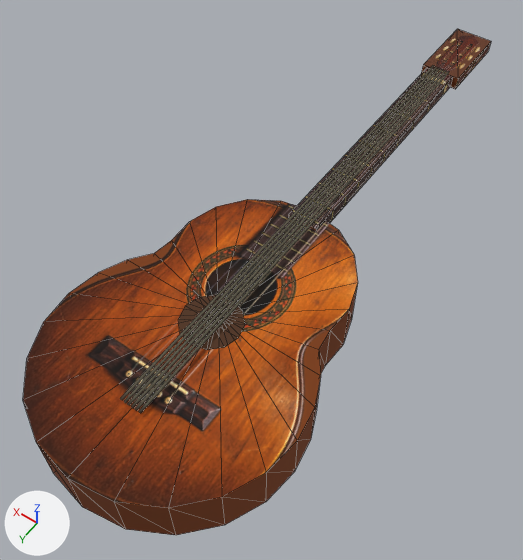
A saved change to the glTF model public/game-assets/Item/Instrument_Guitar.glb.
One viewpoint serves both versions: a camera (50 mm lens) standing at (-0.378, 0.633, 0.847) and looking at (0.031, 0.061, -0.052). Lighting does not change. The marker at lower left points along +X, +Y and +Z. The picture after the commit comes second. Mesh edges are drawn as thin lines. Where no turn or scale is listed for an object, it has been applied to the vertices. Vertices at exactly the same position are counted once.

Names of what the first picture shows: 'node_0'.
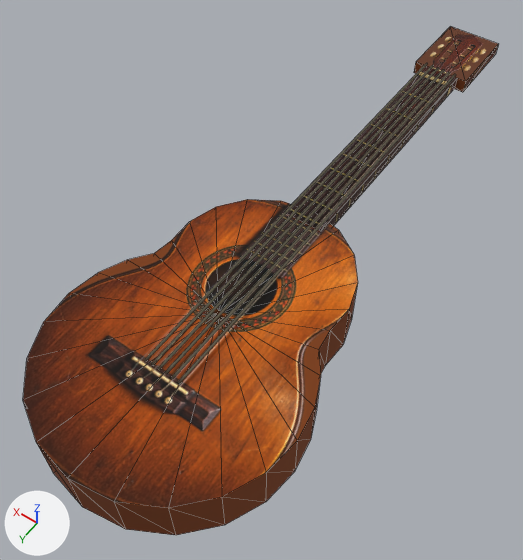
Diff of the bpy script that builds the scene:
```diff
--- a/public/game-assets/Item/Instrument_Guitar.glb.py
+++ b/public/game-assets/Item/Instrument_Guitar.glb.py
@@ me_mesh_1 @@
 # used by ob_node_0; location = (0.0, 0.0, 0.0)
-me_mesh_1.from_pydata(...)  # 135 vertices, 220 faces; spans x -0.19..0.19, y -0.59..0.49, z -0.045..0.054
+me_mesh_1.from_pydata(...)  # 122 vertices, 208 faces; spans x -0.19..0.19, y -0.59..0.49, z -0.045..0.054
+# me_mesh_1 part 1: the loose piece of 13 vertices spanning x -0.045..0.045, y 0.175..0.265, z 0.045 is deleted
+# me_mesh_1 part 2
+# 8 vertices are removed from x -0.008..0.008, y -0.45, z 0.052..0.054
+# 48 faces are deleted
+# 6 vertices in x -0.025..-0.01, y -0.45..0.0, z 0.025..0.054 move by (-0.008, 0.0, 0.0)
+# 6 vertices in x 0.01..0.025, y -0.45..0.0, z 0.025..0.054 move by (0.008, 0.0, 0.0)
+# 4 vertices in x -0.035, y -0.59..-0.45, z 0.025..0.048 move by (-0.015, 0.0, 0.0)
+# 4 vertices in x 0.035, y -0.59..-0.45, z 0.025..0.048 move by (0.015, 0.0, 0.0)
+# 4 vertices in x -0.016..-0.014, y 0.38, z 0.052..0.054 move by (-0.013, -0.06, 0.0)
+# 4 vertices in x -0.01..-0.008, y 0.38, z 0.052..0.054 move by (-0.008, -0.06, 0.0)
+# 24 vertices move from x -0.016..0.016, y -0.45..0.38, z 0.052..0.054 to x -0.027..0.029, y -0.45..0.32, z 0.052..0.054
+# 8 new vertices lie (0.0, -0.77, 0.0) away from vertices in x -0.016..0.016, y 0.38, z 0.052..0.054
+# 48 new faces join them
 me_mesh_1.materials.append(mat_material_0)
```

Location of each change, [x1, y1, x2, y2] in pixels of the pictures (523 x 560 px; the box of a moved part takes in the faces that stretch with it):
'node_0', reshaped: before [23, 29, 491, 535]; after [23, 26, 499, 535]
part 1 of me_mesh_1, deleted (brown): before [178, 295, 245, 350]
part 2 of me_mesh_1, moved or reshaped: before [120, 29, 491, 413]; after [145, 26, 499, 383]
